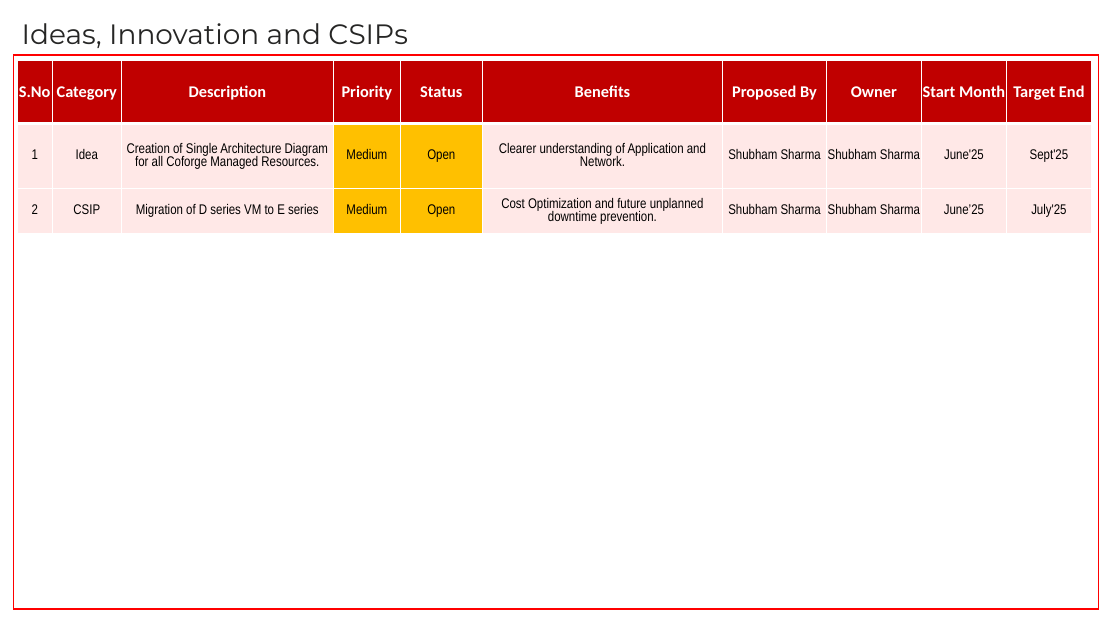
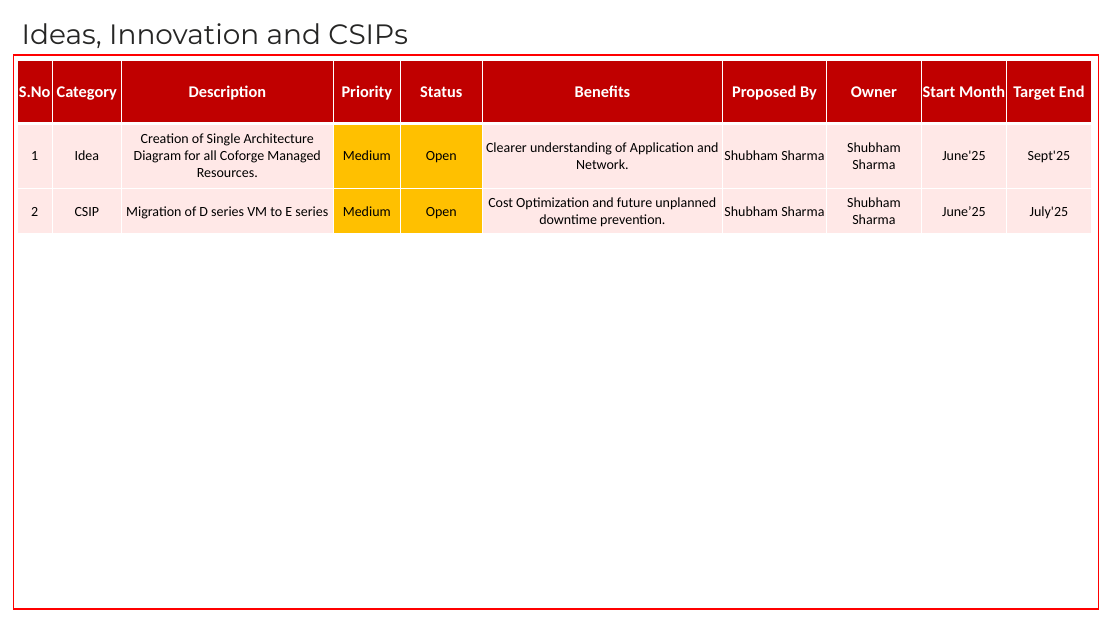
Before and after one commit to Ashu-tosh-Padhi/AshutoshPortfolio, a slide deck: slide 12 of OMEGA Azure(PaaS&SaaS) Module Meeting_03 Mar'26.pptx. Drawn at 1120x630 pixels with LibreOffice and Linux fonts; fonts in the diff are those of the drawing. Boxes give left, top, right and bottom in pixels: in the first picture for what was removed or moved away, otherwise in the second. Text is boxed around its words. In the diff, an @@ line names an element or a change of style, - is before the commit and + after.

```diff
--- a/OMEGA Azure(PaaS&SaaS) Module Meeting_03 Mar'26.pptx
+++ b/OMEGA Azure(PaaS&SaaS) Module Meeting_03 Mar'26.pptx
@@ table at <box>18,60,1092,234</box> @@
@@ font Arial Narrow to Calibri in "1", "Idea", "Creation of Single Architecture Diagram for all ...", "Medium" and 16 more places @@
```
Also in this commit, not shown: 13 other slides changed.
